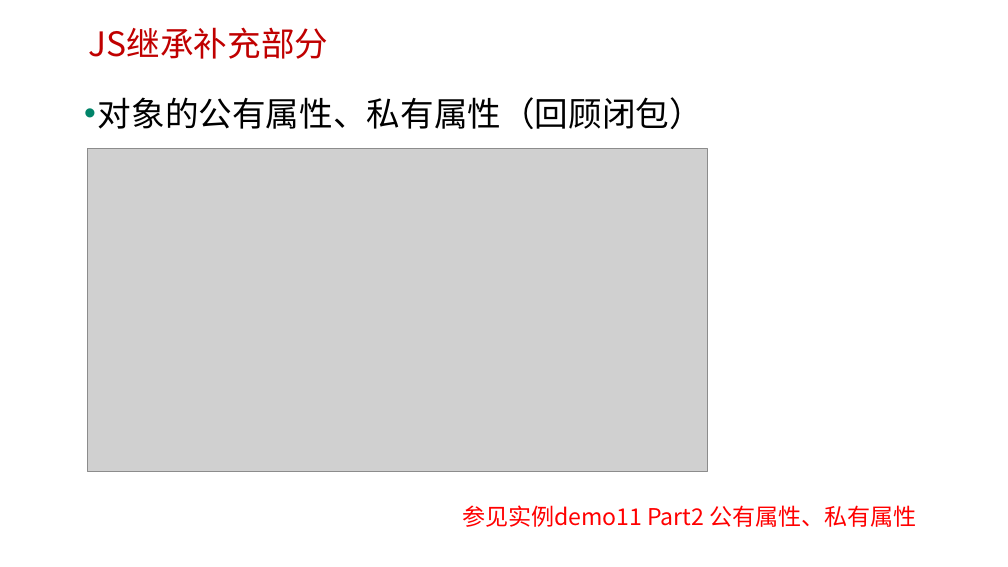
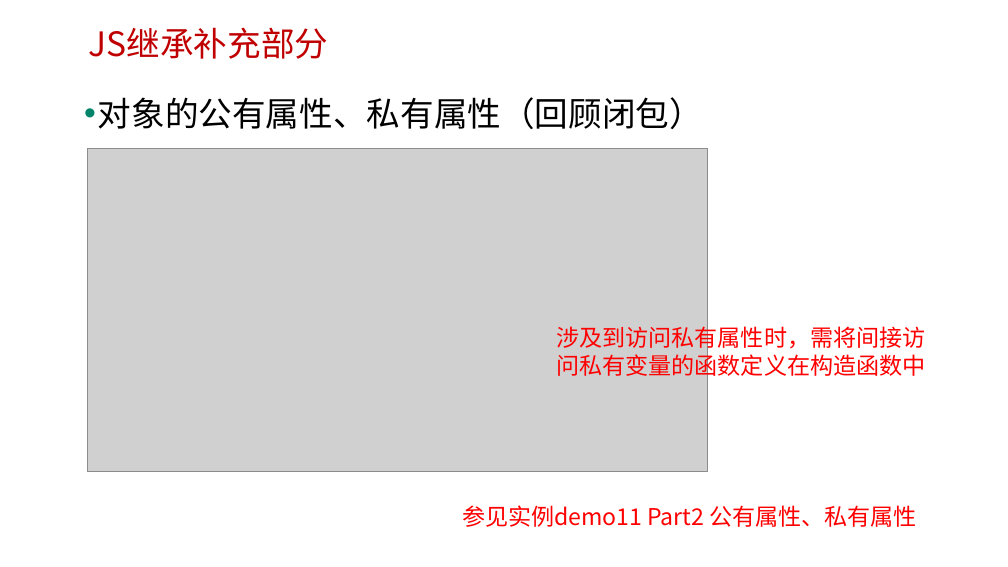
Before and after one commit to edu2act/course-javascript-advanced, a slide deck: slide 29 of 课程PPT/07.JavaScript面向对象编程 一.pptx. Drawn at 1008x567 pixels with LibreOffice and Linux fonts; fonts in the diff are those of the drawing; grey boxes stand for pictures; background and template pictures are left out. Boxes give left, top, right and bottom in pixels: in the first picture for what was removed or moved away, otherwise in the second. Text is boxed around its words. In the diff, an @@ line names an element or a change of style, - is before the commit and + after.

```diff
--- a/课程PPT/07.JavaScript面向对象编程 一.pptx
+++ b/课程PPT/07.JavaScript面向对象编程 一.pptx
@@ text added at (x1=556, y1=323, x2=925, y2=379), 22 pt, text #FF0000 @@
+涉及到访问私有属性时，需将间接访问私有变量的函数定义在构造函数中
```
Also in this commit, not shown: 16 other files.
